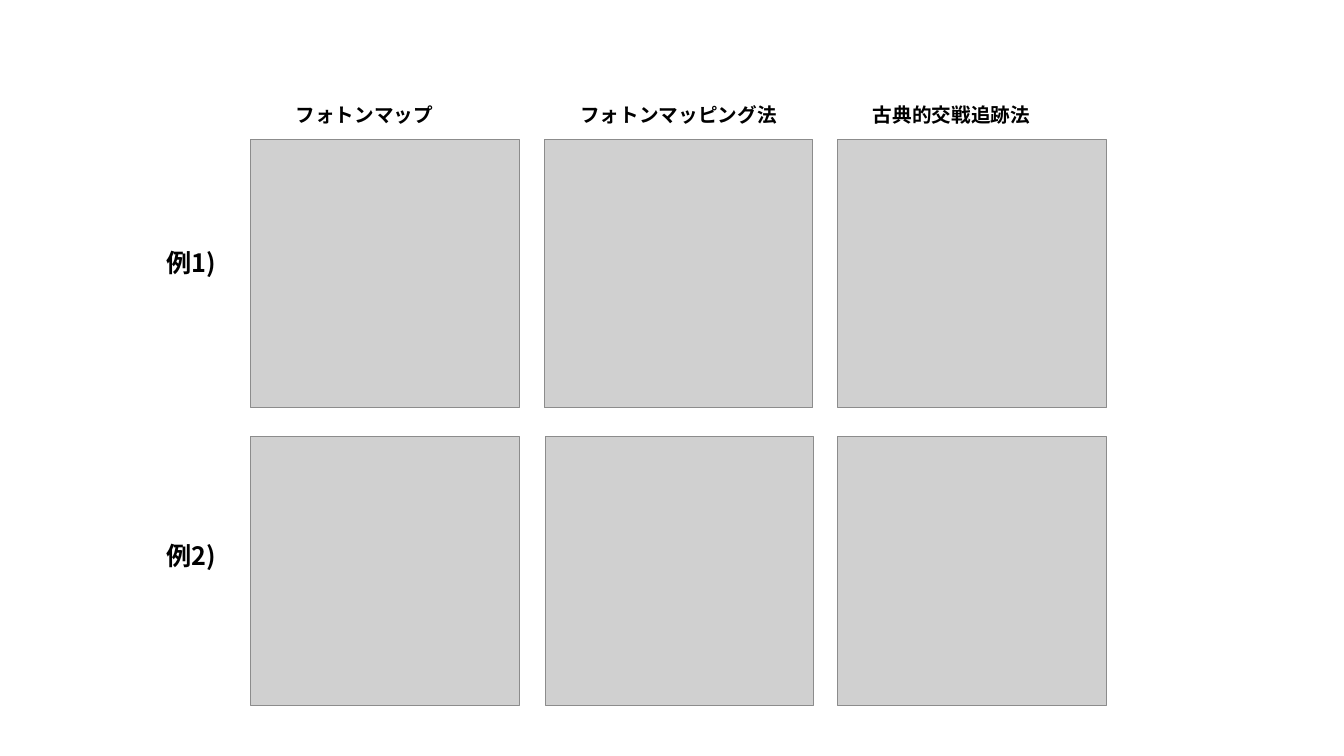
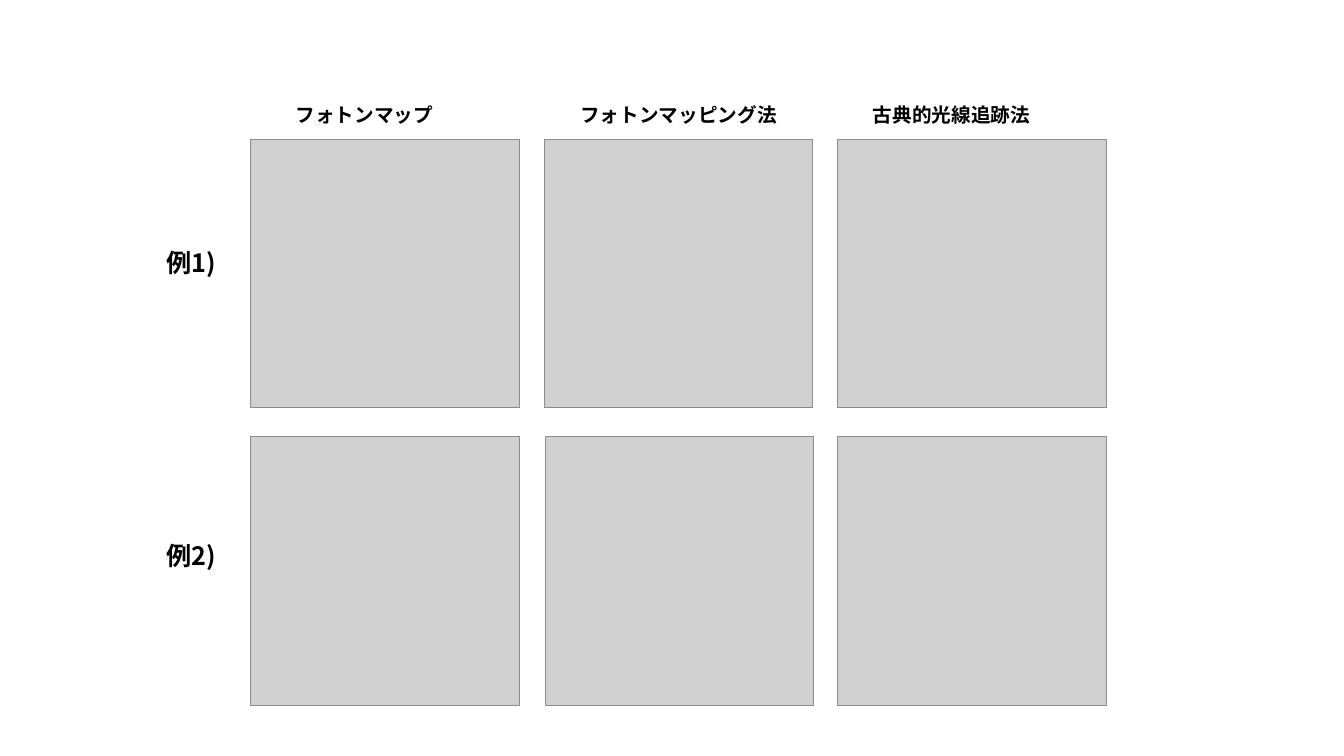
Before and after one commit to eijian/blog, a slide deck: slide 1 of articles/201508/figure-20150813.pptx. Drawn at 1344x756 pixels with LibreOffice and Linux fonts; fonts in the diff are those of the drawing; grey boxes stand for pictures. Boxes give left, top, right and bottom in pixels: in the first picture for what was removed or moved away, otherwise in the second. Text is boxed around its words. In the diff, an @@ line names an element or a change of style, - is before the commit and + after.

```diff
--- a/articles/201508/figure-20150813.pptx
+++ b/articles/201508/figure-20150813.pptx
@@ text at box(873, 105, 1030, 124): text changed @@
-古典的交戦追跡法
+古典的光線追跡法
```
Also in this commit, not shown: 1 slide added, 7 other files.
